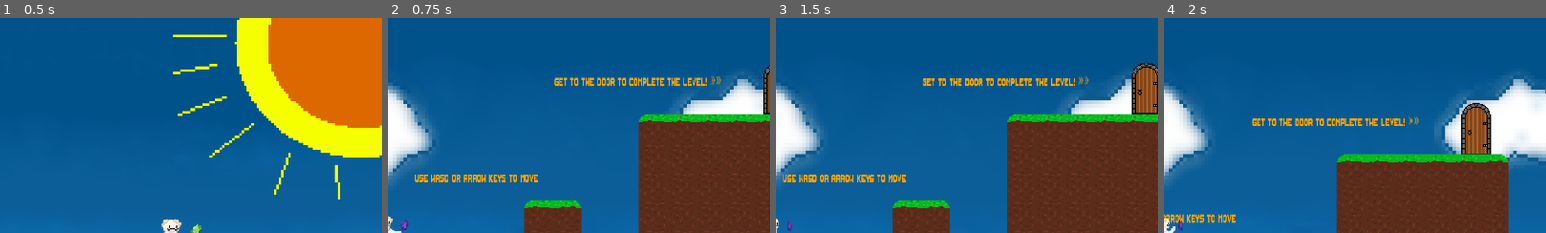
Above: before the commit, frames 1-4 (left to right).
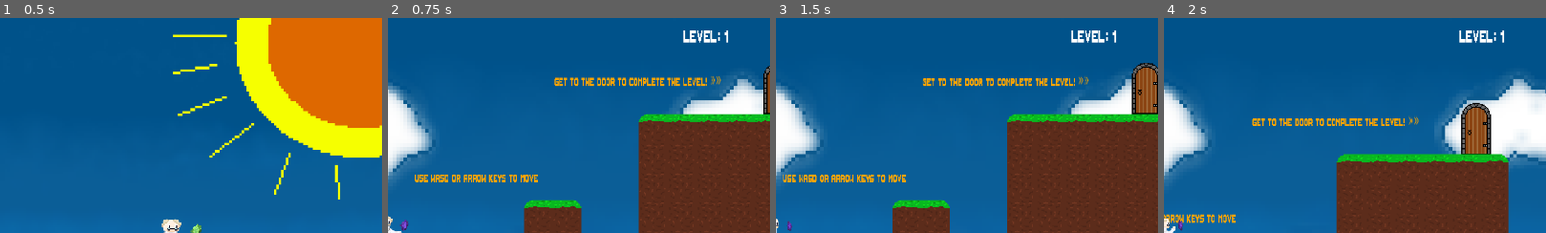
Above: after the commit, the same moments.

Repository: jasjakub1/Flipside
Game: Godot game, scene res://Scenes/Main Menu.tscn
Two runs of this game, one before a commit and one after it. Both use one fixed random seed, a clock stepped at 60 frames per second and the inputs below.
Inputs (mouse positions are % of the whole screen's width and height, from its top left):
- Up to frame 1 (0.5 s): no input
- Up to frame 2 (0.75 s): click (22, 44) at 0.52 s
- Up to frame 3 (1.5 s): tap Space (flip) at 1.25, 1.35 s; hold Right (right) from 1.28 s (still down)
- Up to frame 4 (2 s): keep holding Right (right); tap Up (up) at 1.52 s
The pictures show only the part of the screen within x 50-100%, y 0-50%; the shares and areas given below are measured in that part.

Frame 1 is identical in both runs. In frame 2, 0.4% of the frame differs, in the area x 77-90%, y 5-12%; in frame 3, 0.4%; in frame 4, 0.4%.

Commit message:
level indic.

Diff:
--- /dev/null
+++ b/Prefabs/levelTracker.gd
@@ -0,0 +1,5 @@
+extends Label
+
+# Called when the node enters the scene tree for the first time.
+func _ready() -> void:
+	text = "Level: " + str(sceneLoader.i + 1)
--- a/Prefabs/player.tscn
+++ b/Prefabs/player.tscn
@@ -12,6 +12,8 @@
 [ext_resource type="Texture2D" uid="uid://r5lljvmakqa4" path="res://Assets/cave-bg.png" id="9_kgmex"]
 [ext_resource type="Texture2D" uid="uid://c45mnhn873i0g" path="res://Assets/particles/particle orange.png" id="11_3vpsw"]
 [ext_resource type="Texture2D" uid="uid://dhhon86up5rva" path="res://Assets/particles/particle green.png" id="12_3vpsw"]
+[ext_resource type="PackedScene" uid="uid://cafxfgufpiuui" path="res://Prefabs/text_default.tscn" id="13_m62uw"]
+[ext_resource type="Script" uid="uid://c3lcvytc1fph0" path="res://Prefabs/levelTracker.gd" id="14_b30ri"]
 
 [sub_resource type="RectangleShape2D" id="RectangleShape2D_c4wnb"]
 size = Vector2(13, 14)
@@ -323,7 +325,7 @@
 emission_box_extents = Vector3(1, 1, 1)
 angle_min = -720.0
 angle_max = 720.0
-inherit_velocity_ratio = 1.7149999999999999
+inherit_velocity_ratio = 1.715
 spread = 180.0
 initial_velocity_max = 10.0
 gravity = Vector3(0, 0, 0)
@@ -394,3 +396,11 @@
 one_shot = true
 explosiveness = 1.0
 process_material = SubResource("ParticleProcessMaterial_2xbkd")
+
+[node name="Text1" parent="." unique_id=263910221 instance=ExtResource("13_m62uw")]
+offset_left = 110.0
+offset_top = -77.99999
+offset_right = 297.0
+offset_bottom = -54.999992
+text = "Level: "
+script = ExtResource("14_b30ri")
Not shown, added: Prefabs/levelTracker.gd.uid
